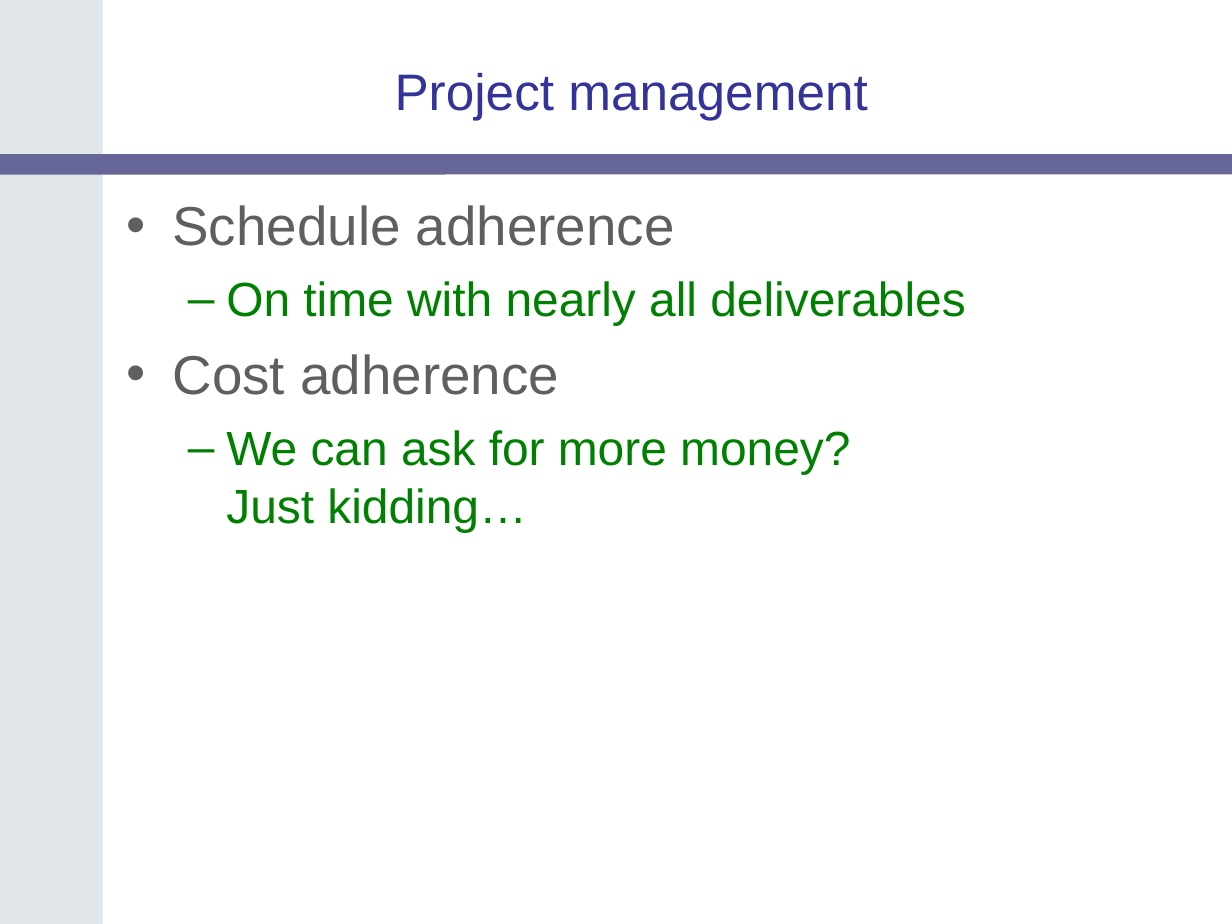
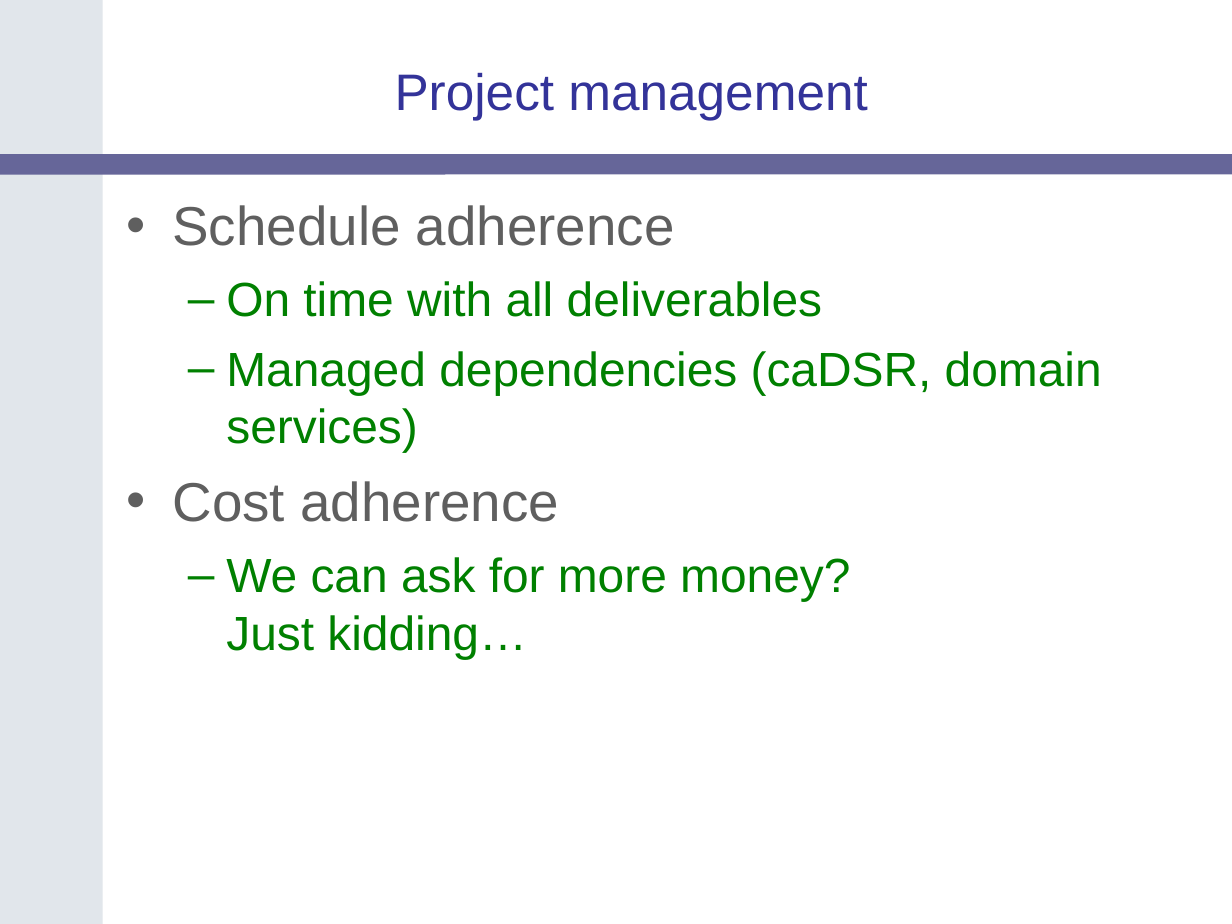
Before and after one commit to NCIP/catrip, a slide deck: slide 50 of catrip/documentation/presentations/catrip_beta_demo_2006_11_01/catrip_demo_2006_11_01.ppt (slide 37 before the commit). Drawn at 1232x924 pixels with LibreOffice and Linux fonts; fonts in the diff are those of the drawing; background and template pictures are left out. Boxes give left, top, right and bottom in pixels: in the first picture for what was removed or moved away, otherwise in the second. Text is boxed around its words. In the diff, an @@ line names an element or a change of style, - is before the commit and + after.

```diff
--- a/catrip/documentation/presentations/catrip_beta_demo_2006_11_01/catrip_demo_2006_11_01.ppt
+++ b/catrip/documentation/presentations/catrip_beta_demo_2006_11_01/catrip_demo_2006_11_01.ppt
@@ text at bbox=[226, 281, 1102, 452]: text changed @@
-  – On time with nearly all deliverables
+  – On time with all deliverables
+  – Managed dependencies (caDSR, domain services)
```
Also in this commit, not shown: 15 other slides changed, 12 slides added, 2 slides removed.
